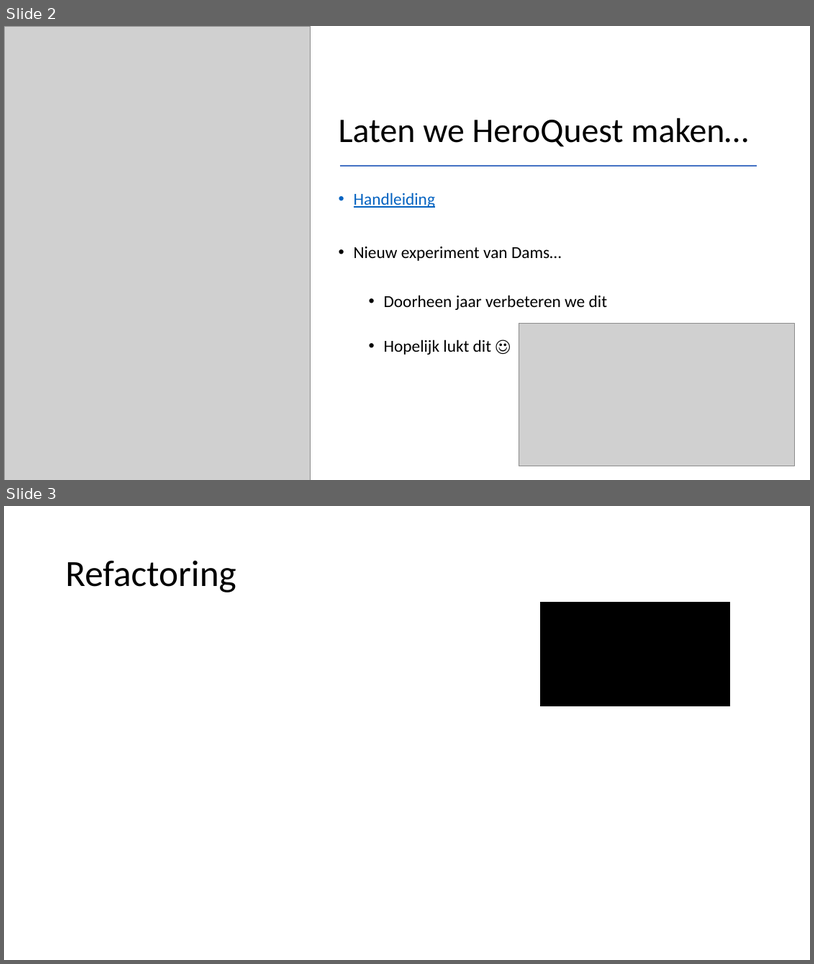
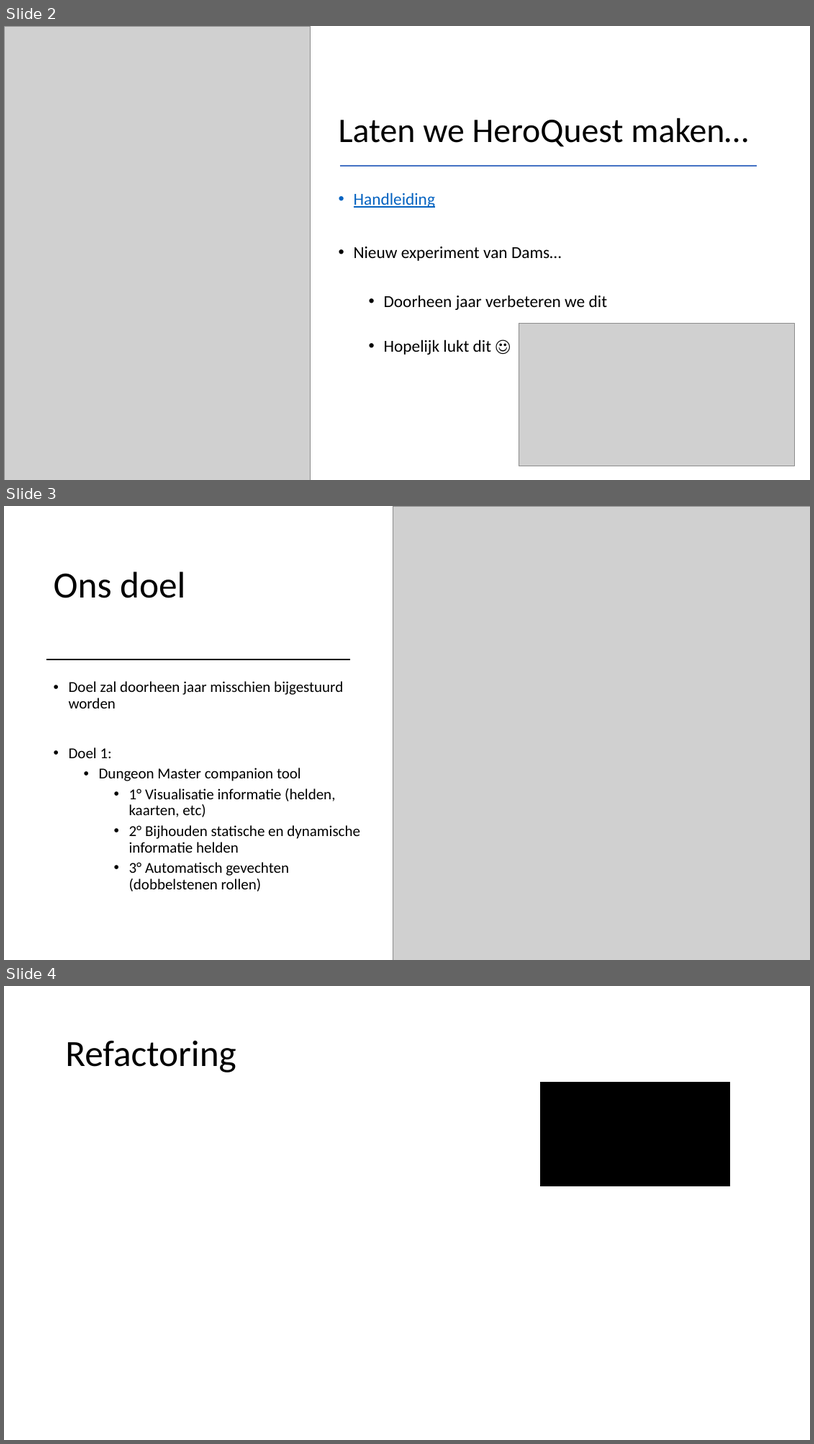
Before and after one commit to AP-IT-GH/HeroopQuest, a slide deck: slides/les1_heroopquest.pptx. Shown one above the other, each under a label of ours: slides 2 and 3 before the commit, slides 2, 3 and 4 after it. The pictures are 814x964 and 814x1444 pixels, drawn with LibreOffice and Linux fonts; fonts in the diff are those of the drawing; grey boxes stand for pictures; background and template pictures are left out. Boxes give left, top, right and bottom in pixels: in the first picture for what was removed or moved away, otherwise in the second. Text is boxed around its words. In the diff, an @@ line names an element or a change of style, - is before the commit and + after.

Commit message:
major slide update

```diff
--- a/slides/les1_heroopquest.pptx
+++ b/slides/les1_heroopquest.pptx
@@ slide 3 added at (4, 506, 810, 960), background #FFFFFF @@
@@ picture added at (393, 506, 810, 960) @@
@@ title added at (54, 572, 185, 598), 44 pt, text #000000 @@
+Ons doel
@@ line added from (47, 659) to (350, 659), #000000 1.5 pt @@
@@ text added at (69, 681, 360, 891), 18 pt, text #000000 @@
+• Doel zal doorheen jaar misschien bijgestuurd worden
+• Doel 1:
+  • Dungeon Master companion tool
+    • 1° Visualisatie informatie (helden, kaarten, etc)
+    • 2° Bijhouden statische en dynamische informatie helden
+    • 3° Automatisch gevechten (dobbelstenen rollen)
@@ what was slide 3 is now slide 4 @@
```
